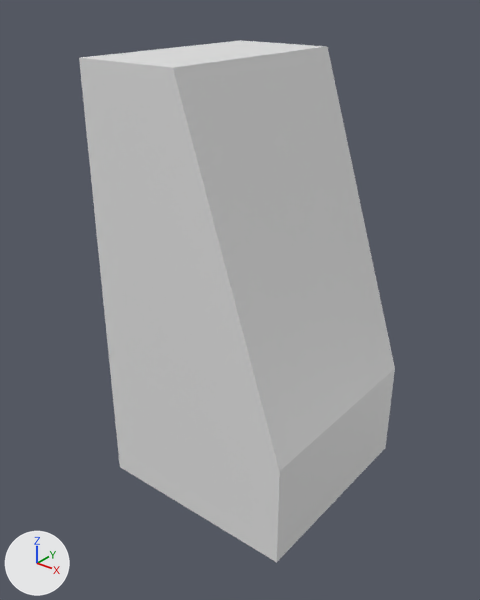
Renders of the FBX model Content/Meshes/Architecture/Stone_Ruin_Modular_Kit/SM_A_StoneFillerEdge_1x1x2_01.fbx from each side of a commit.
One viewpoint serves both versions: a 50 mm lens placed at (2.19, -1.74, 2.28), pointed at (0.46, 0.43, 0.94). Every picture has the same lights, and +X, +Y and +Z are marked at lower left. The first picture is the older version.

In view in the first picture: 'SM_A_StoneFillerEdge_1x1x2_01'.
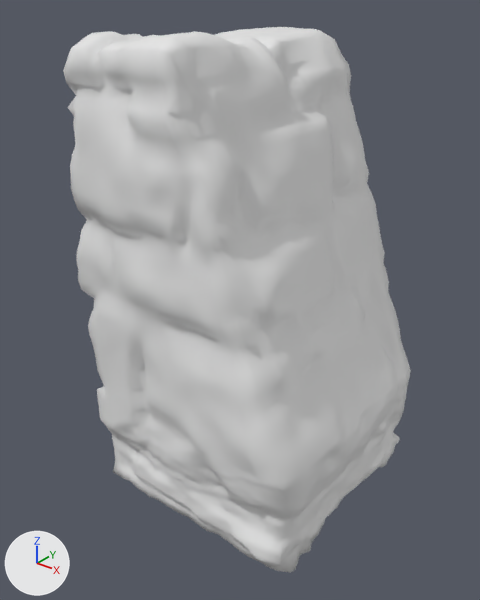
Where the change shows, as pixel boxes [x1, y1, x2, y2] in the pictures (480 x 600 px):
'SM_A_StoneFillerEdge_1x1x2_01', reshaped, rescaled (10% wider): before [79, 40, 395, 562]; after [63, 27, 411, 573]

What the commit changed:
me_cube_020 is used by ob_sm_a_stonefilleredge_1x1x2_01; location (0.0, 0.0, 0.0); rotation (0.0, 0.0, 3.142), in degrees (0, 0, 180); scale (0.0, 0.0, 0.0).
me_cube_020 had 12 vertices, 10 faces and spanned x -1000000.0..0.0, y -1000000.0..0.0, z 0.0..2000275.0.
me_cube_020 now has 10242 vertices, 10240 faces and spans x -109.0..10.0, y -110.0..10.0, z -9.0..210.0.
me_cube_020 part 1: 12 vertices removed from x -1000000.0..0.0, y -1000000.0..0.0, z 0.0..2000275.0; 10242 vertices added at x -109.0..10.0, y -110.0..10.0, z -9.0..210.0.
Object 'SM_A_StoneFillerEdge_1x1x2_01' (ob_sm_a_stonefilleredge_1x1x2_01) is rescaled from (0.0, 0.0, 0.0) to (0.01, 0.01, 0.01).
